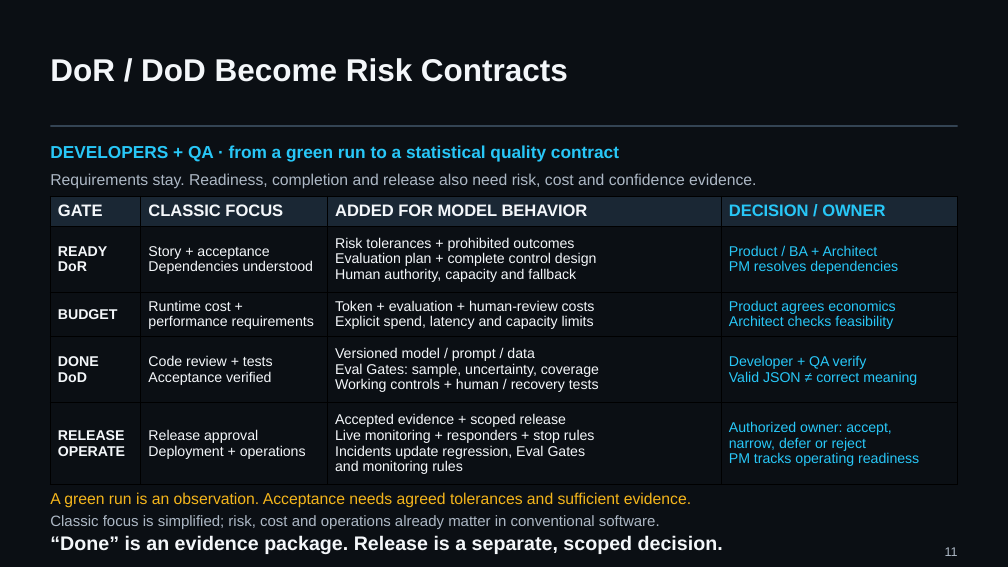
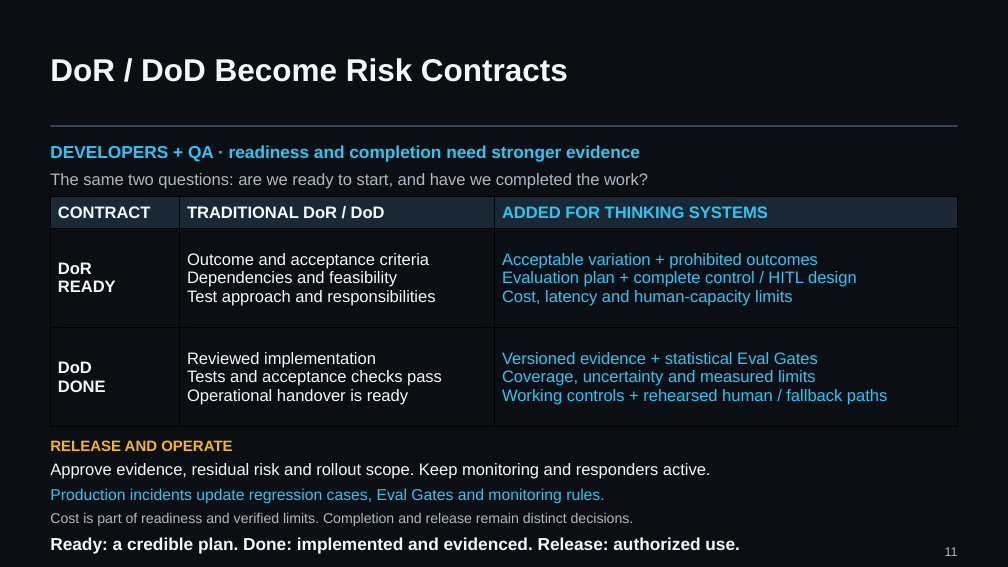
Before and after one commit to UncertaintyArchitectureGroup/uncertainty-architecture, a slide deck: slide 11 of assets/presentations/pmday-2026/ai-changes-both-sides.pptx. Drawn at 1008x567 pixels with LibreOffice and Linux fonts; fonts in the diff are those of the drawing. Boxes give left, top, right and bottom in pixels: in the first picture for what was removed or moved away, otherwise in the second. Text is boxed around its words. In the diff, an @@ line names an element or a change of style, - is before the commit and + after.

Commit message:
Clarify PMDay delivery contracts, team operating model and closing resources

```diff
--- a/assets/presentations/pmday-2026/ai-changes-both-sides.pptx
+++ b/assets/presentations/pmday-2026/ai-changes-both-sides.pptx
@@ text at bbox=[50, 145, 640, 161]: text changed; size 15 to 16.5 pt; text colour #ADB8C5 to #28C7F7; bold on @@
-Requirements stay. Readiness, completion and release also need risk, cost and confidence evidence.
+DEVELOPERS + QA · readiness and completion need stronger evidence
@@ text removed at bbox=[50, 145, 619, 161] @@
-DEVELOPERS + QA · from a green run to a statistical quality contract
@@ text added at bbox=[50, 173, 648, 189], 15.8 pt, text #ADB8C5 @@
+The same two questions: are we ready to start, and have we completed the work?
@@ table at bbox=[51, 197, 958, 426] @@
-GATE | CLASSIC FOCUS | ADDED FOR MODEL BEHAVIOR | DECISION / OWNER
-READY / DoR | Story + acceptance / Dependencies understood | Risk tolerances + prohibited outcomes / Evaluation plan + complete control design / Human authority, capacity and fallback | Product / BA + Architect / PM resolves dependencies
-BUDGET | Runtime cost + / performance requirements | Token + evaluation + human-review costs / Explicit spend, latency and capacity limits | Product agrees economics / Architect checks feasibility
-DONE / DoD | Code review + tests / Acceptance verified | Versioned model / prompt / data / Eval Gates: sample, uncertainty, coverage / Working controls + human / recovery tests | Developer + QA verify / Valid JSON ≠ correct meaning
-RELEASE / OPERATE | Release approval / Deployment + operations | Accepted evidence + scoped release / Live monitoring + responders + stop rules / Incidents update regression, Eval Gates / and monitoring rules | Authorized owner: accept, / narrow, defer or reject / PM tracks operating readiness
+CONTRACT | TRADITIONAL DoR / DoD | ADDED FOR THINKING SYSTEMS
+DoR / READY | Outcome and acceptance criteria / Dependencies and feasibility / Test approach and responsibilities | Acceptable variation + prohibited outcomes / Evaluation plan + complete control / HITL design / Cost, latency and human-capacity limits
+DoD / DONE | Reviewed implementation / Tests and acceptance checks pass / Operational handover is ready | Versioned evidence + statistical Eval Gates / Coverage, uncertainty and measured limits / Working controls + rehearsed human / fallback paths
@@ text added at bbox=[50, 440, 232, 451], 14.2 pt, text #F5B61C, bold @@
+RELEASE AND OPERATE
@@ text added at bbox=[50, 463, 711, 479], 15.8 pt, text #F4F7FA @@
+Approve evidence, residual risk and rollout scope. Keep monitoring and responders active.
@@ text removed at bbox=[50, 492, 691, 508] @@
-A green run is an observation. Acceptance needs agreed tolerances and sufficient evidence.
@@ text added at bbox=[50, 488, 604, 504], 15 pt, text #28C7F7 @@
+Production incidents update regression cases, Eval Gates and monitoring rules.
@@ text at bbox=[50, 537, 740, 554]: text changed; size 18.8 to 16.5 pt @@
-“Done” is an evidence package. Release is a separate, scoped decision.
+Ready: a credible plan. Done: implemented and evidenced. Release: authorized use.
@@ text removed at bbox=[50, 515, 660, 529] @@
-Classic focus is simplified; risk, cost and operations already matter in conventional software.
@@ text added at bbox=[50, 512, 634, 526], 13.5 pt, text #ADB8C5 @@
+Cost is part of readiness and verified limits. Completion and release remain distinct decisions.
```
Also in this commit, not shown: 1 other slide changed, 4 slides added, 3 slides removed, 17 other files.
